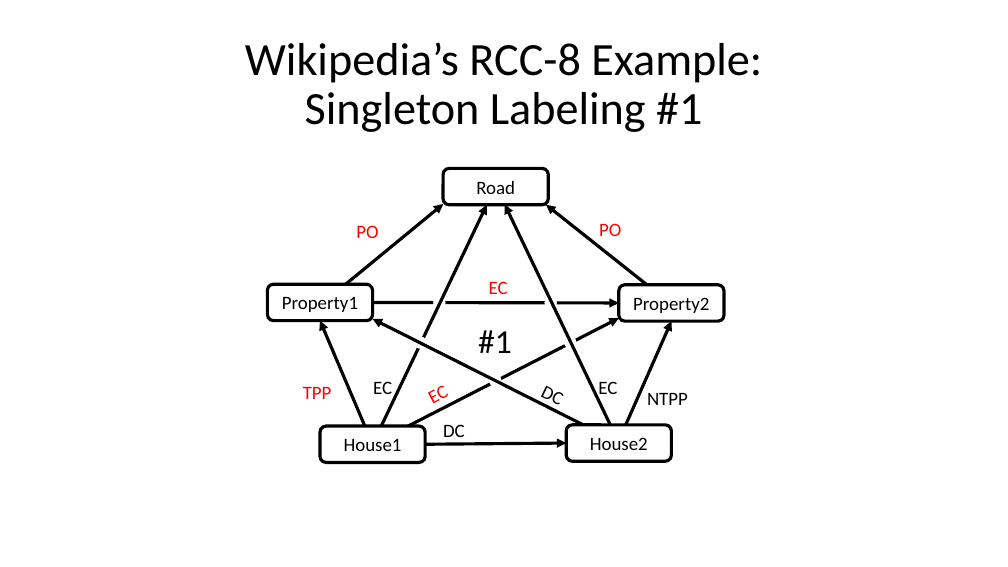
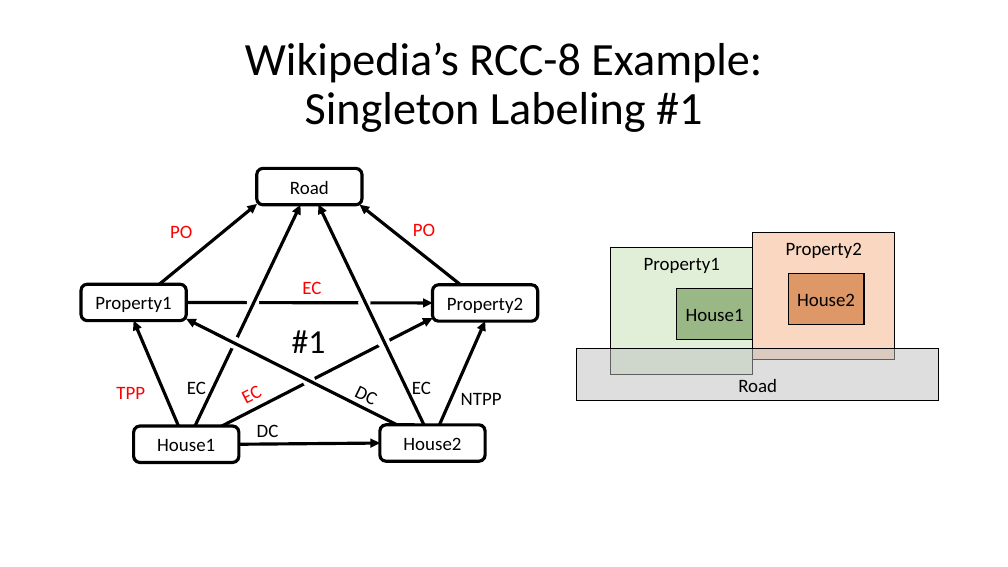
Before and after one commit to alreich/qualreas, a slide deck: slide 6 of Misc/wikipedia_rcc8_figure.pptx. Drawn at 1008x567 pixels with LibreOffice and Linux fonts; fonts in the diff are those of the drawing. Boxes give left, top, right and bottom in pixels: in the first picture for what was removed or moved away, otherwise in the second. Text is boxed around its words. In the diff, an @@ line names an element or a change of style, - is before the commit and + after.

Commit message:
Drawing layouts for each singleton

```diff
--- a/Misc/wikipedia_rcc8_figure.pptx
+++ b/Misc/wikipedia_rcc8_figure.pptx
@@ rectangle added at box(753, 233, 895, 360), fill #F4B183 at 50% opacity, outline #000000 1 pt, 18 pt, text #000000 @@
+Property2
@@ rectangle added at box(611, 248, 753, 375), fill #C5E0B4 at 50% opacity, outline #000000 1 pt, 18 pt, text #000000 @@
+Property1
@@ rectangle added at box(677, 288, 752, 340), fill #548235 at 50% opacity, outline #000000 1 pt, 18 pt, text #000000 @@
+House1
@@ rectangle added at box(788, 273, 864, 324), fill #C55A11 at 50% opacity, outline #000000 1 pt, 18 pt, text #000000 @@
+House2
@@ 11 texts, 10 arrows, 5 rounded rectangles, 5 ellipses: place and size @@
-11 texts, 10 arrows, 5 rounded rectangles, 5 ellipses at box(268, 169, 724, 463)
+11 texts, 10 arrows, 5 rounded rectangles, 5 ellipses at box(81, 169, 538, 463)
@@ rectangle added at box(577, 349, 939, 401), fill #BFBFBF at 50% opacity, outline #000000 1 pt, 18 pt, text #000000 @@
+Road
```
Also in this commit, not shown: 3 other slides changed, 1 other file.
